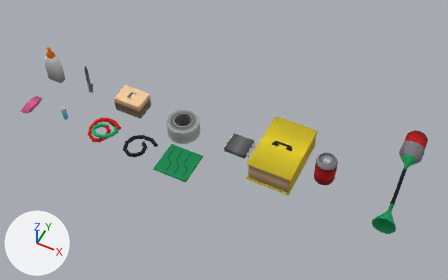
What one commit did to the Blender file Assets/Meshes/PowerUps.blend.
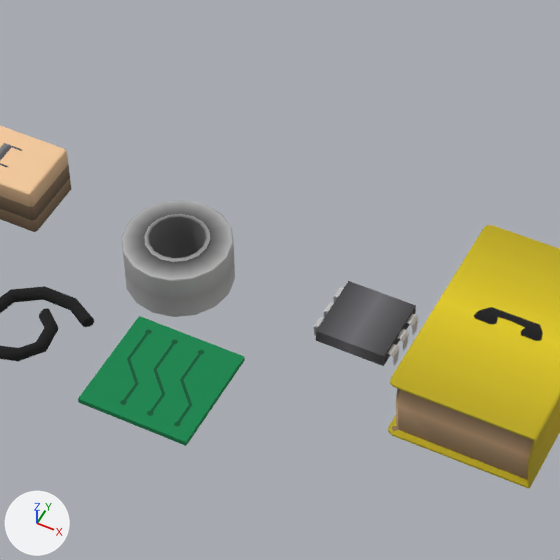
There are two pictures of each version: one whole from a 50 mm camera at (0.757, -1.668, 2.095) aimed at (-0.072, -0.011, 0.024), one close up on the part from 29% to 66% of the width and 18% to 77% of the height. Every picture has the same lights, and +X, +Y and +Z are marked at lower left. The first two pictures are the older version.

In view in the first close-up: 'Chip', 'CircuitBoard', 'PhoneBook', 'StapleBox', 'Tape', 'Tubing'.
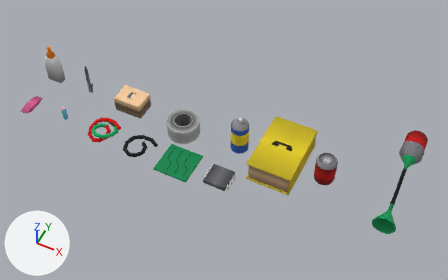
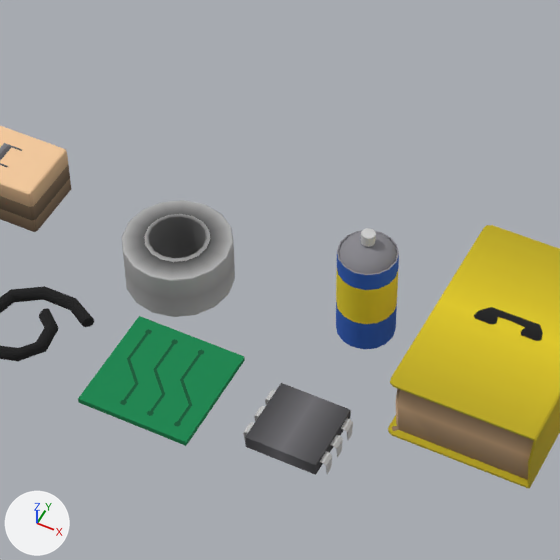
Pixel boxes (x1, y1, x2, y2) of what changed, in the close-ups (560 x 560 px):
'Chip', moved
    before: (314, 281, 418, 366)
    after: (243, 383, 353, 475)
'Oil', added
    after: (336, 228, 399, 349)

Edits to the bpy script that builds the scene:
```text
Add me_cylinder_007:
    me_cylinder_007.from_pydata(...)  # 256 vertices, 242 faces; spans x -0.04..0.04, y -0.04..0.04, z 0.0..0.183
    me_cylinder_007.polygons.foreach_set('use_smooth', [True] * 242)
    me_cylinder_007.materials.append(mat_gradcolor)  # picture img_crayola_13_grad_png
Change ob_chip:
    ob_chip.location: (0.0, 0.0, 0.0) -> (0.0, -0.2, 0.0)
Add ob_oil:
    ob_oil = bpy.data.objects.new('Oil', me_cylinder_007)
    ob_oil.location = (0.0, 0.0, 0.0)
    _m = ob_oil.modifiers.new('Bevel', 'BEVEL')
    _m.limit_method = 'WEIGHT'
    _m.offset_type = 'WIDTH'
    _m.harden_normals = True
```
